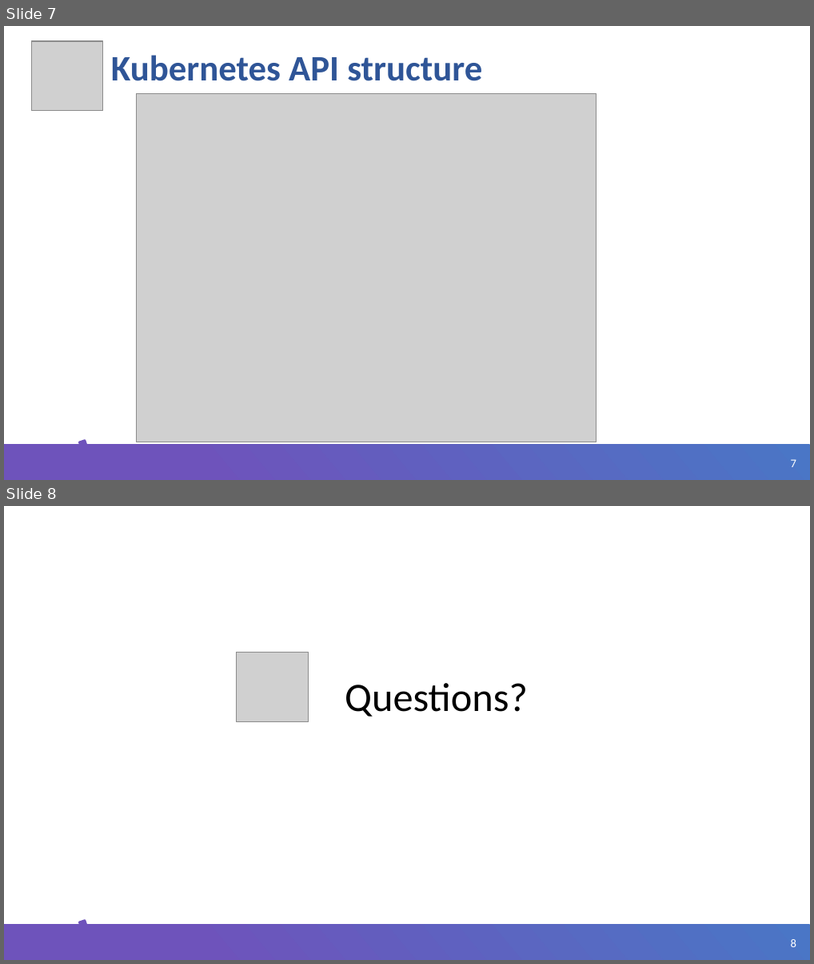
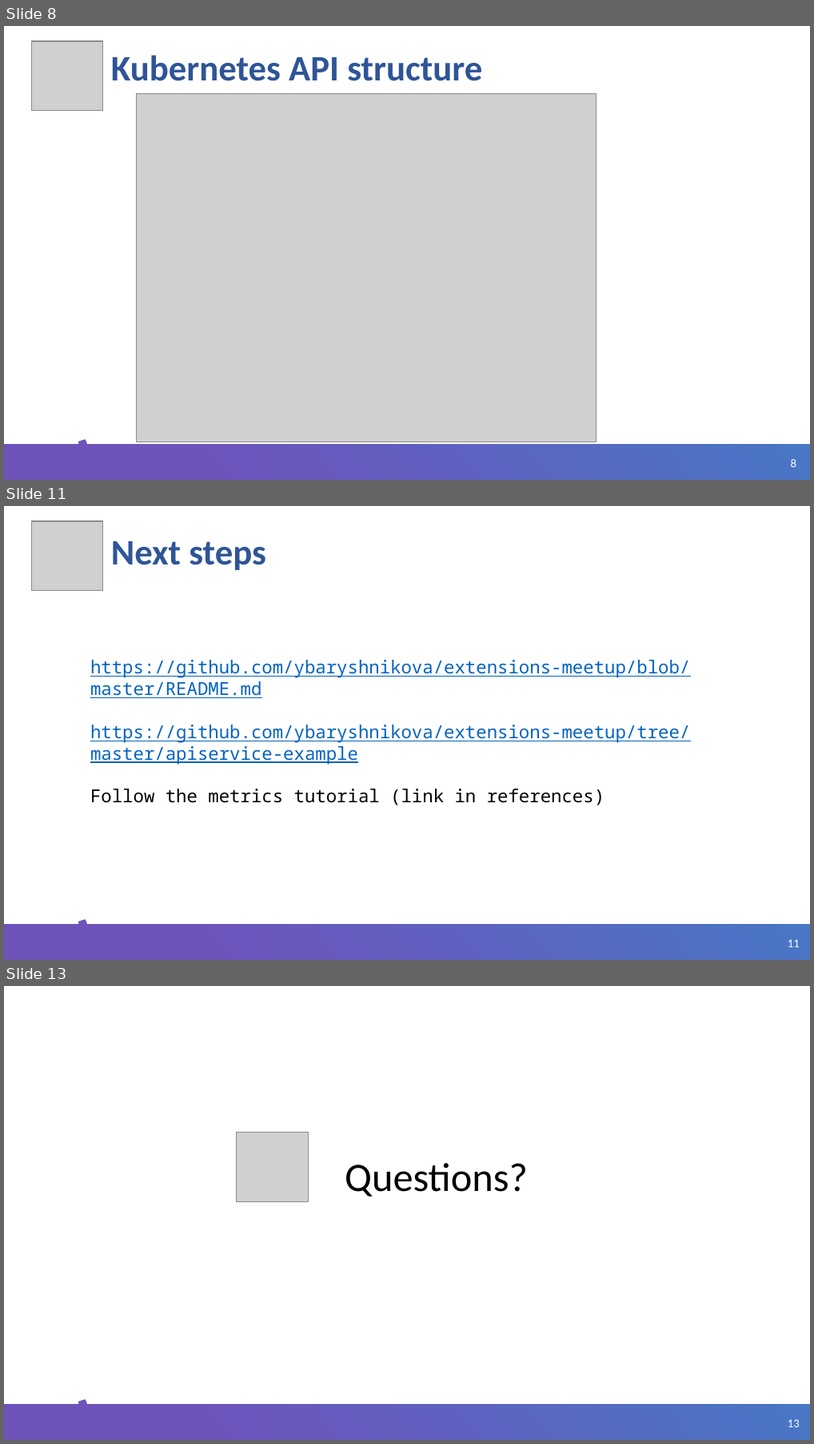
Before and after one commit to ybaryshnikova/extensions-meetup, a slide deck: Kubernetes API Extensions.pptx. Shown one above the other, each under a label of ours: slides 7 and 8 before the commit, slides 8, 11 and 13 after it; the slides between them are not shown. The pictures are 814x964 and 814x1444 pixels, drawn with LibreOffice and Linux fonts; fonts in the diff are those of the drawing; grey boxes stand for pictures; background and template pictures are left out. Boxes give left, top, right and bottom in pixels: in the first picture for what was removed or moved away, otherwise in the second. Text is boxed around its words. In the diff, an @@ line names an element or a change of style, - is before the commit and + after.

Commit message:
readme and presentation fixes

```diff
--- a/Kubernetes API Extensions.pptx
+++ b/Kubernetes API Extensions.pptx
@@ slide 11 added at [4,506,810,960], background #FFFFFF; not listed: 3 template elements that a slide beside it also shows @@
@@ picture added at [31,521,103,591] @@
@@ title added at [111,541,266,570], 32 pt, text #2F5597, bold @@
+Next steps
@@ text added at [90,660,690,805], 16 pt, text #0563C1, underline @@
+https://github.com/ybaryshnikova/extensions-meetup/blob/master/README.md
+https://github.com/ybaryshnikova/extensions-meetup/tree/master/apiservice-example
+Follow the metrics tutorial (link in references)
@@ what was slide 7 is now slide 8 @@
@@ page number at [791,459,797,467]: text changed @@
-7
+8
@@ what was slide 8 is now slide 13 @@
@@ page number at [788,1419,800,1427]: text changed @@
-8
+13
```
Also in this commit, not shown: 4 other slides added, 10 other files.
